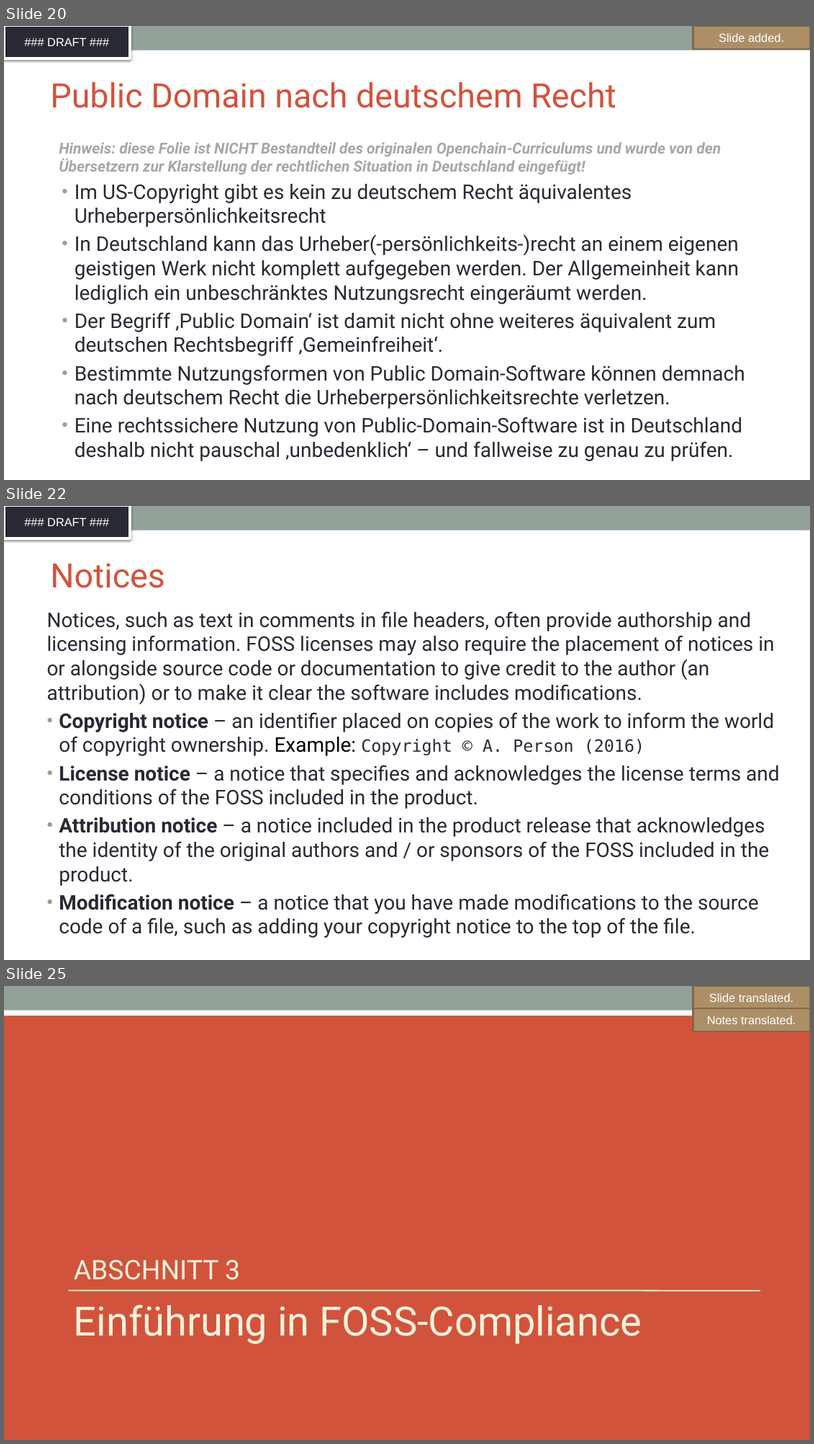
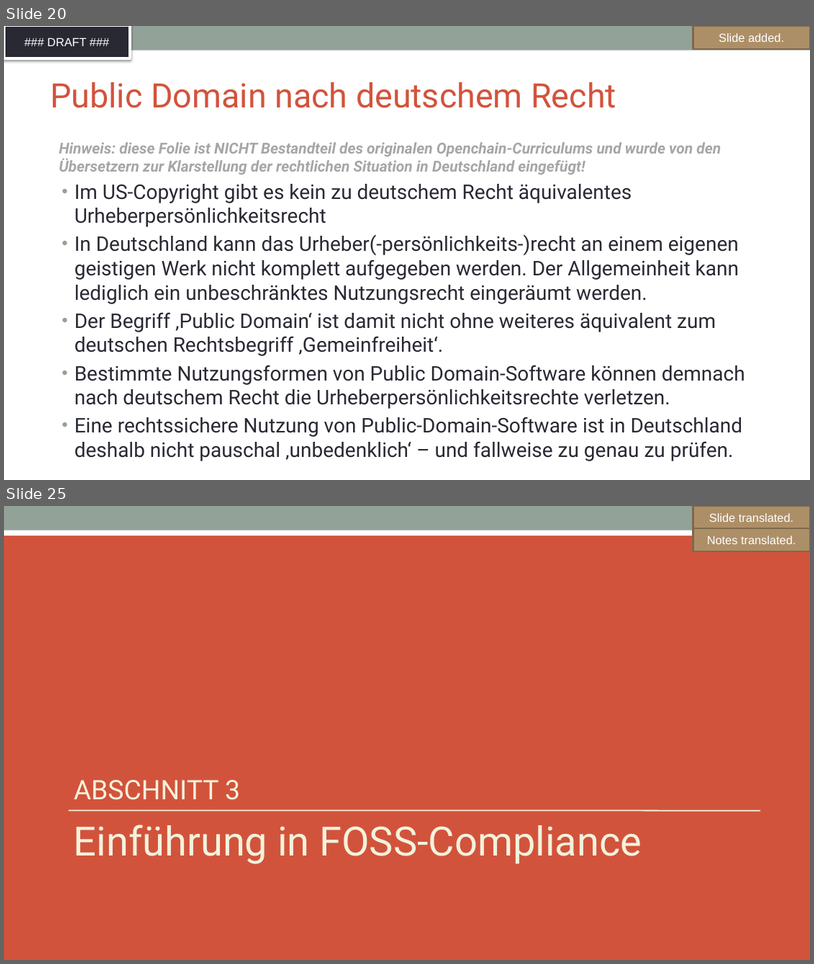
Before and after one commit to SThanheiser/curriculum, a slide deck: translation-DE/slides/DFT_openchain-curriculum-for-1-1_GER.pptx. Shown one above the other, each under a label of ours: slides 20, 22 and 25 before the commit, slides 20 and 25 after it; the slides between them are not shown. The pictures are 814x1444 and 814x964 pixels, drawn with LibreOffice and Linux fonts; fonts in the diff are those of the drawing; background and template pictures are left out. Boxes give left, top, right and bottom in pixels: in the first picture for what was removed or moved away, otherwise in the second. Text is boxed around its words. In the diff, an @@ line names an element or a change of style, - is before the commit and + after.

Commit message:
translation of slides 22-24, 26, minor fixes elsewhere

```diff
--- a/translation-DE/slides/DFT_openchain-curriculum-for-1-1_GER.pptx
+++ b/translation-DE/slides/DFT_openchain-curriculum-for-1-1_GER.pptx
@@ slide 22 removed at (4, 506, 810, 960), background #FFFFFF; not listed: 2 template elements that a slide beside it also shows @@
@@ title removed at (50, 563, 165, 588) @@
-Notices
@@ text removed at (47, 611, 779, 937) @@
-Notices, such as text in comments in file headers, often provide authorship and licensing information. FOSS licenses may also require the placement of notices in or alongside source code or documentation to give credit to the author (an attribution) or to make it clear the software includes modifications.
-• Copyright notice – an identifier placed on copies of the work to inform the world of copyright ownership. Example: Copyright © A. Person (2016)
-• License notice – a notice that specifies and acknowledges the license terms and conditions of the FOSS included in the product.
-• Attribution notice – a notice included in the product release that acknowledges the identity of the original authors and / or sponsors of the FOSS included in the product.
-• Modification notice – a notice that you have made modifications to the source code of a file, such as adding your copyright notice to the top of the file.
```
Also in this commit, not shown: 3 slides changed, 3 slides added, 2 other slides removed.
